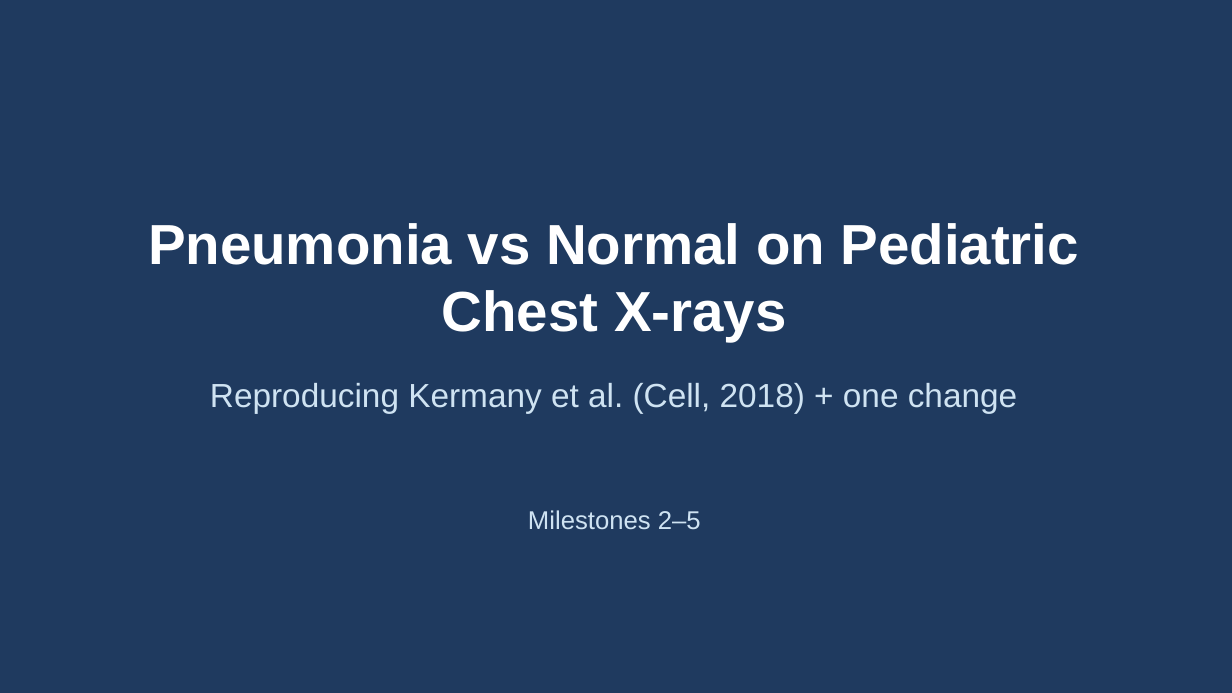
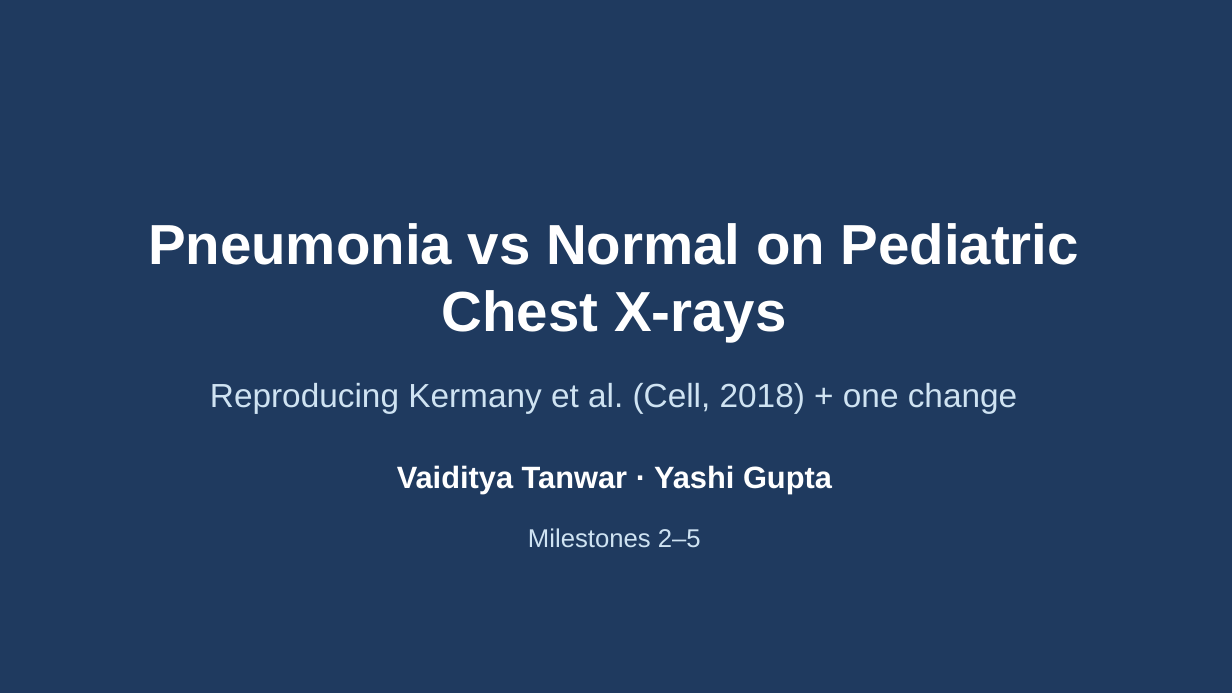
Before and after one commit to Vaiditya2207/pneumonia-cxr-reproduction, a slide deck: slide 1 of milestone3/slides.pptx. Drawn at 1232x693 pixels with LibreOffice and Linux fonts; fonts in the diff are those of the drawing. Boxes give left, top, right and bottom in pixels: in the first picture for what was removed or moved away, otherwise in the second. Text is boxed around its words. In the diff, an @@ line names an element or a change of style, - is before the commit and + after.

Commit message:
Add Yashi Gupta as co-author on paper, slides and README

```diff
--- a/milestone3/slides.pptx
+++ b/milestone3/slides.pptx
@@ text added at bbox=[397, 465, 832, 493], 24 pt, text #FFFFFF, bold @@
+Vaiditya Tanwar · Yashi Gupta
@@ text "Milestones 2–5": place and size @@
-text "Milestones 2–5" at bbox=[528, 510, 701, 530]
+text "Milestones 2–5" at bbox=[528, 528, 701, 548]
```
Also in this commit, not shown: 4 other files.
